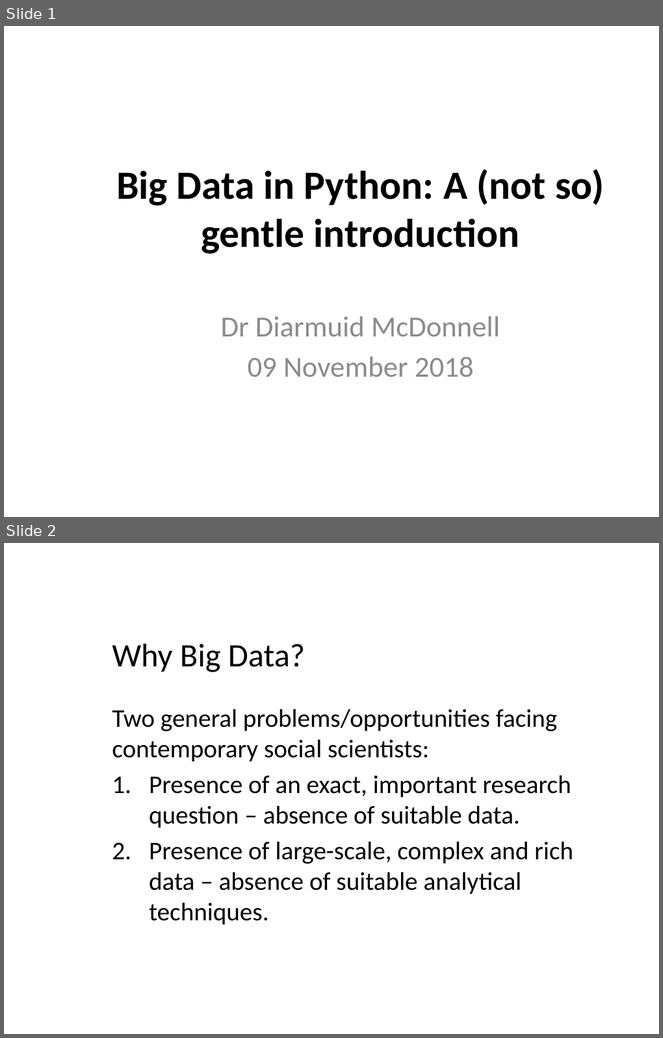
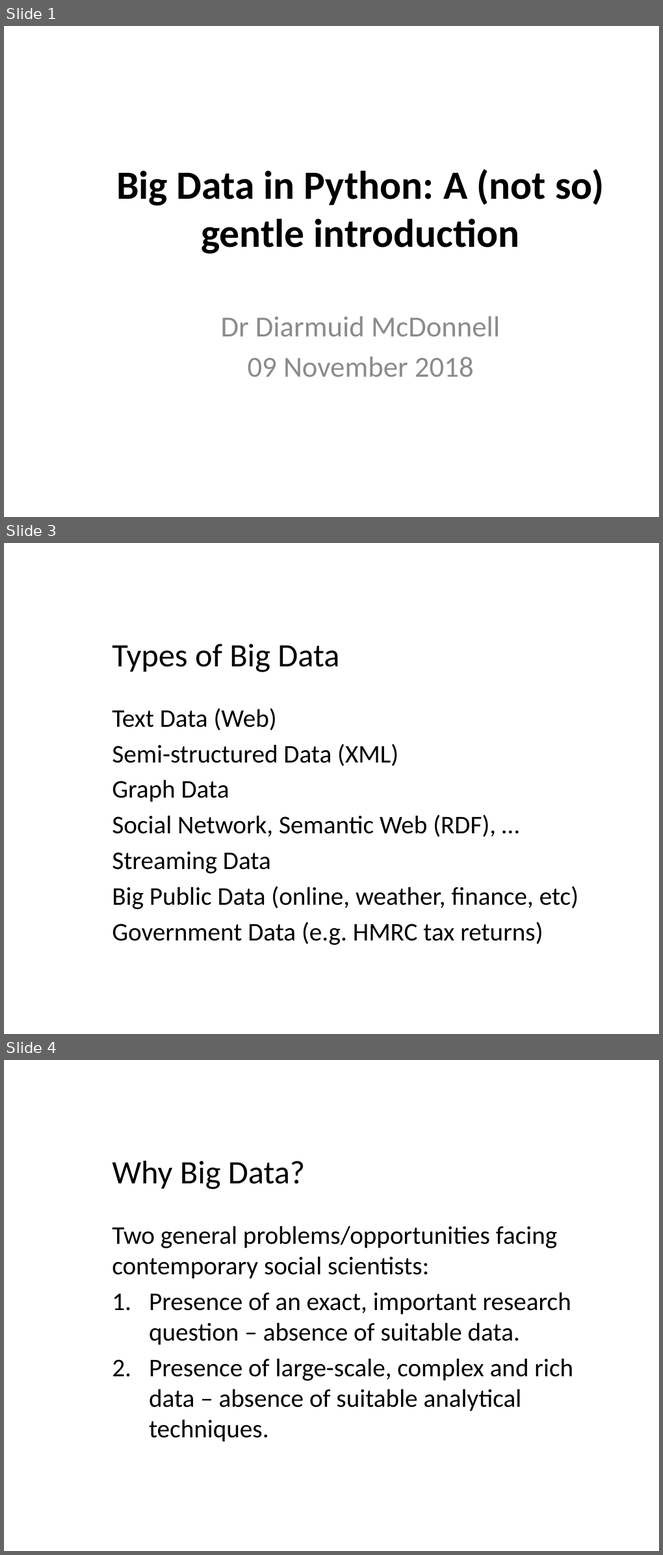
Before and after one commit to rahul-e/python-web-scraping, a slide deck: presentations/q-step_workshop_20181109.pptx. Shown one above the other, each under a label of ours: slides 1 and 2 before the commit, slides 1, 3 and 4 after it; the slides between them are not shown. The pictures are 663x1038 and 663x1555 pixels, drawn with LibreOffice and Linux fonts; fonts in the diff are those of the drawing; background and template pictures are left out. Boxes give left, top, right and bottom in pixels: in the first picture for what was removed or moved away, otherwise in the second. Text is boxed around its words. In the diff, an @@ line names an element or a change of style, - is before the commit and + after.

```diff
--- a/presentations/q-step_workshop_20181109.pptx
+++ b/presentations/q-step_workshop_20181109.pptx
@@ slide 3 added at (4, 543, 659, 1034), background picture (left out) @@
@@ title added at (112, 644, 339, 672), 36 pt, text #000000 @@
+Types of Big Data
@@ text added at (112, 708, 579, 945), 28 pt, text #000000 @@
+Text Data (Web)
+Semi-structured Data (XML)
+Graph Data
+Social Network, Semantic Web (RDF), …
+Streaming Data
+Big Public Data (online, weather, finance, etc)
+Government Data (e.g. HMRC tax returns)
@@ what was slide 2 is now slide 4 @@
```
Also in this commit, not shown: 1 slide changed, 1 other slide added.
